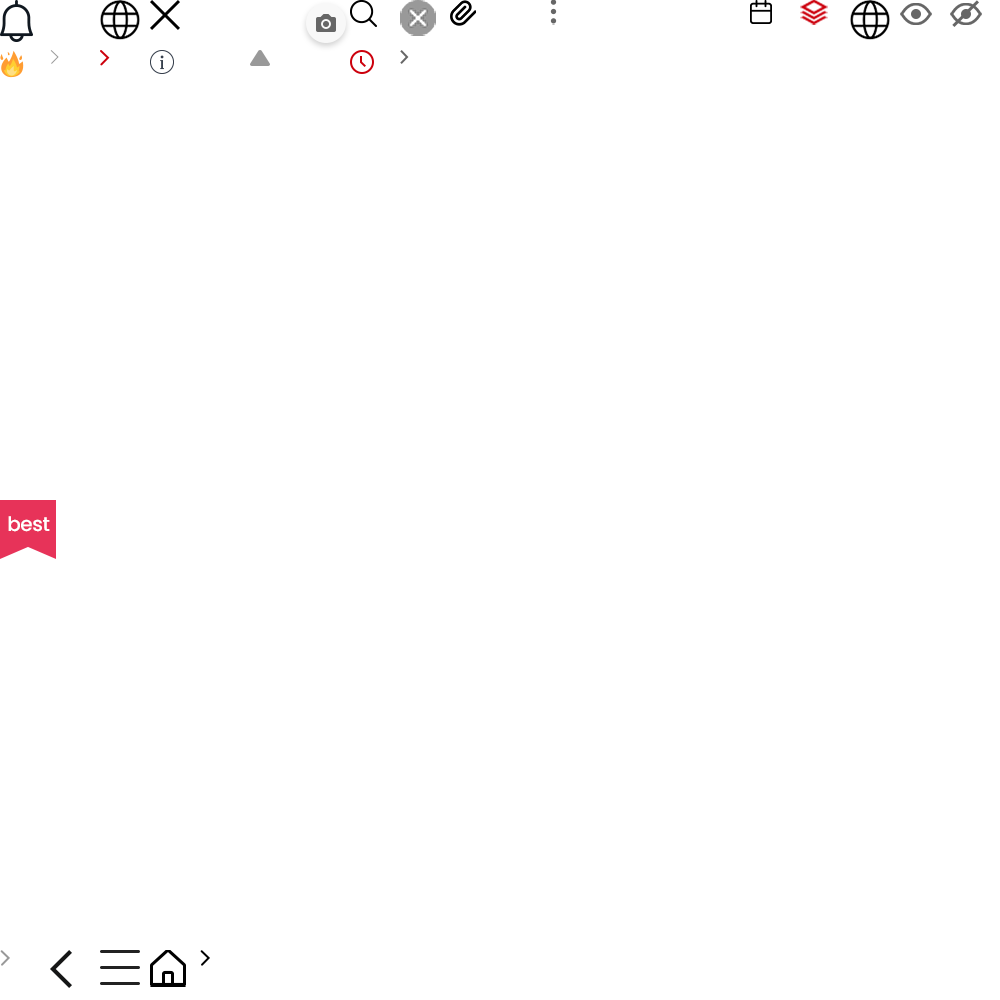
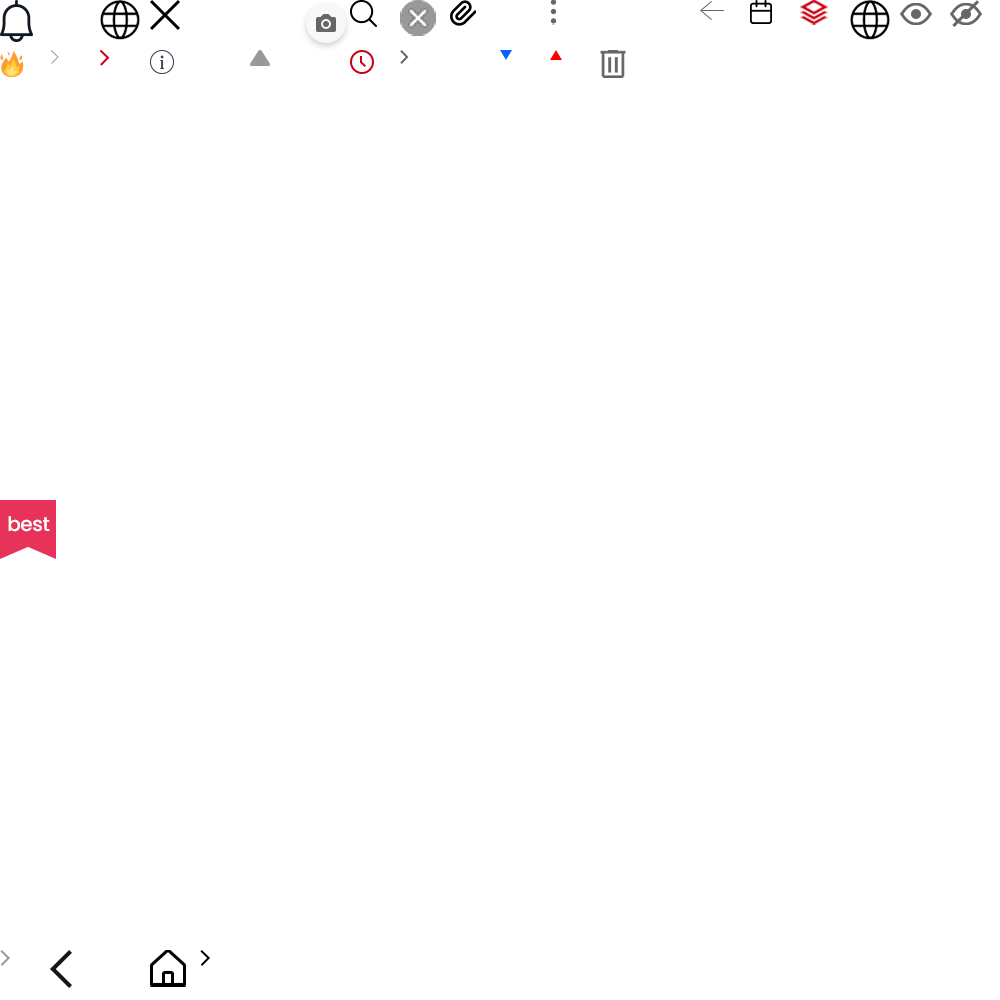
Layered file, before and after one edit (1000 x 1000). Changes by layer:
renamed "레이어 12" to "레이어 25", painted on it over [100, 950, 140, 985]
added layer "레이어 31" in group "그룹 2" over [600, 50, 626, 78]
added layer "레이어 30" in group "그룹 2" over [550, 50, 562, 60]
added layer "레이어 29" in group "그룹 2" over [500, 50, 512, 60]
added layer "레이어 28" in group "그룹 1" over [700, 1, 724, 20]
